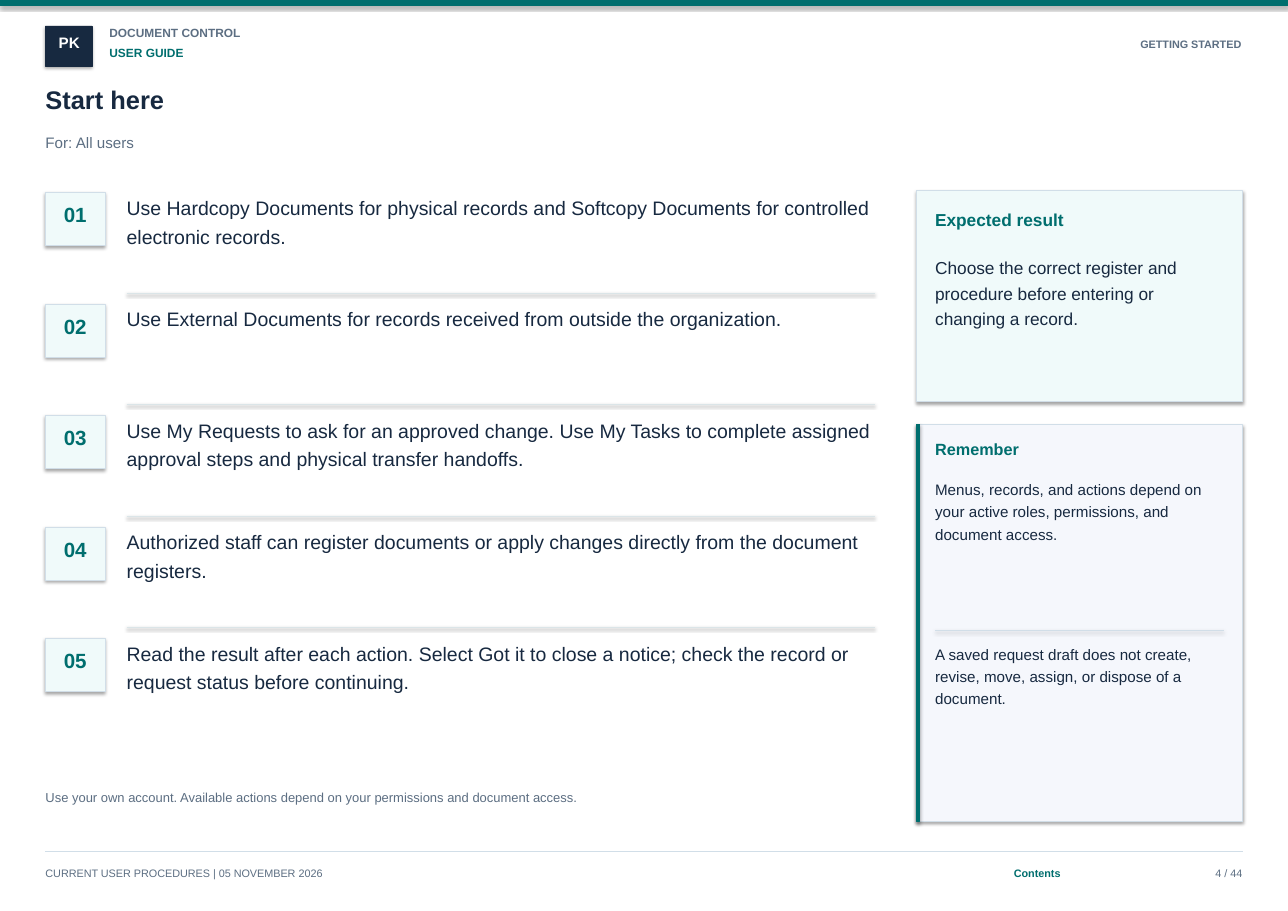
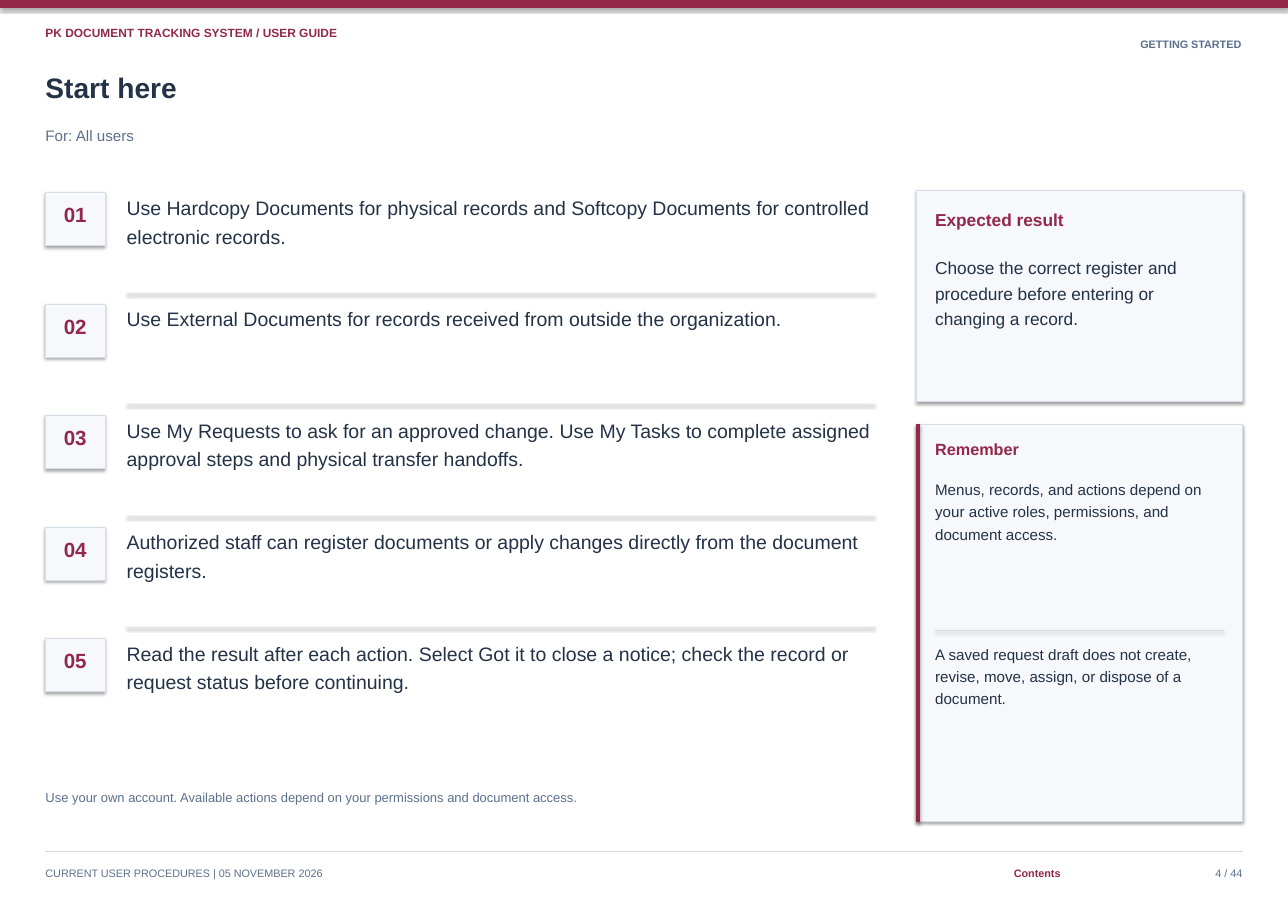
Before and after one commit to curib123/pk_document_tracking_system, a slide deck: slide 4 of docs/system-documentation/PK_DTS_User_Guide.pptx. Drawn at 1288x911 pixels with LibreOffice and Linux fonts; fonts in the diff are those of the drawing. Boxes give left, top, right and bottom in pixels: in the first picture for what was removed or moved away, otherwise in the second. Text is boxed around its words. In the diff, an @@ line names an element or a change of style, - is before the commit and + after.

Commit message:
docs: restore previous burgundy and navy document styling

```diff
--- a/docs/system-documentation/PK_DTS_User_Guide.pptx
+++ b/docs/system-documentation/PK_DTS_User_Guide.pptx
@@ rectangle at bbox=[0, 0, 1288, 8]: fill #006E6E to #92284A; outline #006E6E 1 pt to #92284A 1 pt @@
@@ text at bbox=[45, 28, 337, 37]: text changed; text colour #006E6E to #92284A @@
-USER GUIDE
+PK DOCUMENT TRACKING SYSTEM / USER GUIDE
@@ rectangle removed at bbox=[45, 26, 92, 65] @@
@@ text removed at bbox=[109, 29, 241, 37] @@
-DOCUMENT CONTROL
@@ text removed at bbox=[59, 37, 80, 48] @@
-PK
@@ text "Start here": place and size @@
-text "Start here" at bbox=[45, 90, 164, 110]
+text "Start here" at bbox=[45, 77, 176, 99]
@@ text "Start here" at bbox=[45, 77, 176, 99]: size 23.5 to 26 pt, text colour #172940 to #233247 @@
@@ text "For: All users": place and size @@
-text "For: All users" at bbox=[45, 137, 134, 148]
+text "For: All users" at bbox=[45, 130, 134, 141]
@@ text "For: All users" at bbox=[45, 130, 134, 141]: text colour #5C6E82 to #5C708C @@
@@ fill #F0FAFA to #F6F8FB; outline #D1DEE8 0.65 pt to #D5DEE8 0.65 pt in 6 elements at bbox=[45, 192, 104, 245], bbox=[45, 304, 104, 357], bbox=[45, 415, 104, 468], bbox=[45, 527, 104, 580], bbox=[45, 638, 104, 691], bbox=[916, 190, 1242, 401] @@
@@ rectangle at bbox=[916, 424, 1242, 821]: fill #F5F7FC to #F6F8FB; outline #D1DEE8 0.65 pt to #D5DEE8 0.65 pt @@
@@ rectangle at bbox=[916, 424, 919, 821]: fill #006E6E to #92284A; outline #006E6E 1 pt to #92284A 1 pt @@
@@ text colour #006E6E to #92284A in 8 elements at bbox=[1014, 869, 1061, 877], bbox=[64, 207, 87, 222], bbox=[64, 319, 87, 334], bbox=[64, 430, 87, 446], bbox=[64, 542, 87, 557], bbox=[64, 653, 87, 668], bbox=[935, 213, 1064, 229], bbox=[935, 443, 1019, 455] @@
```
Also in this commit, not shown: 43 other slides changed, 11 other files.
